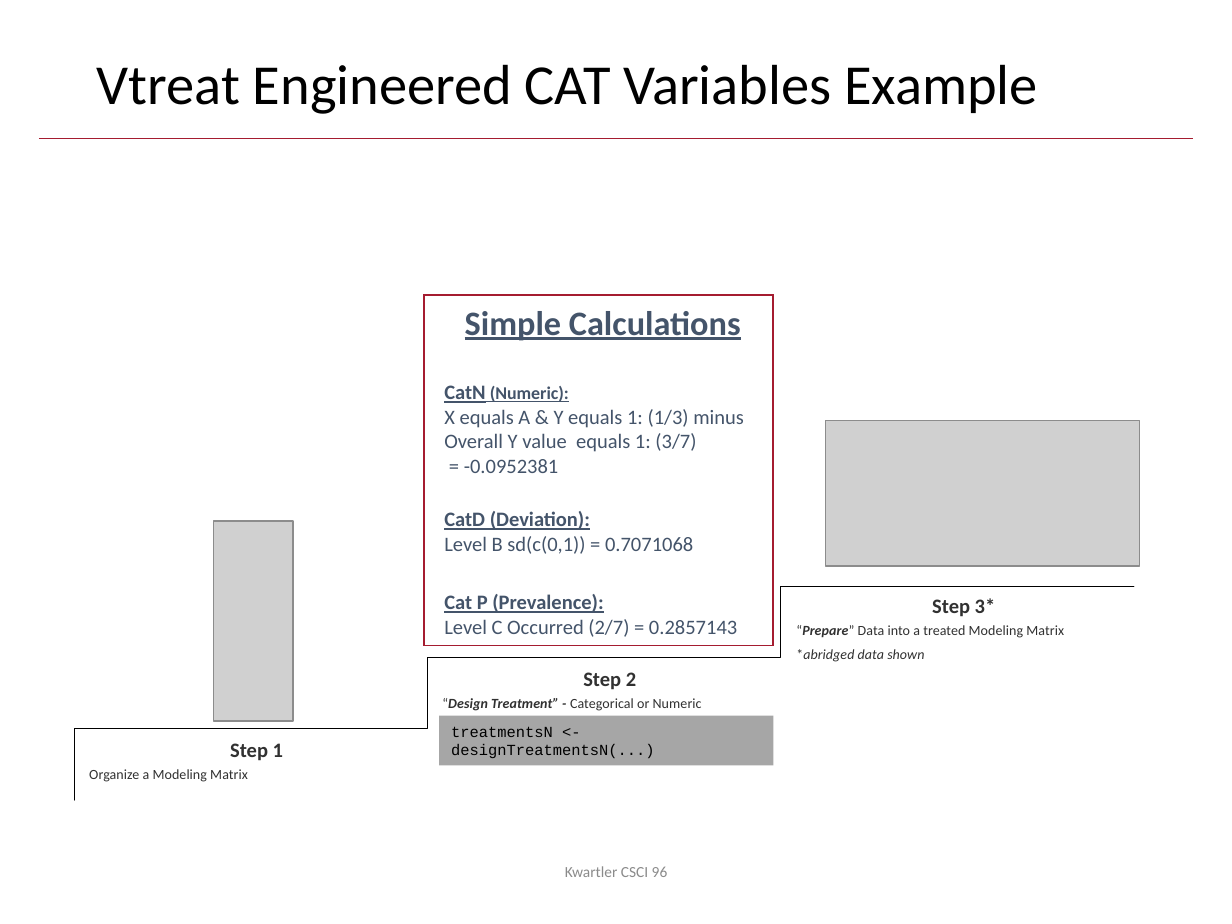
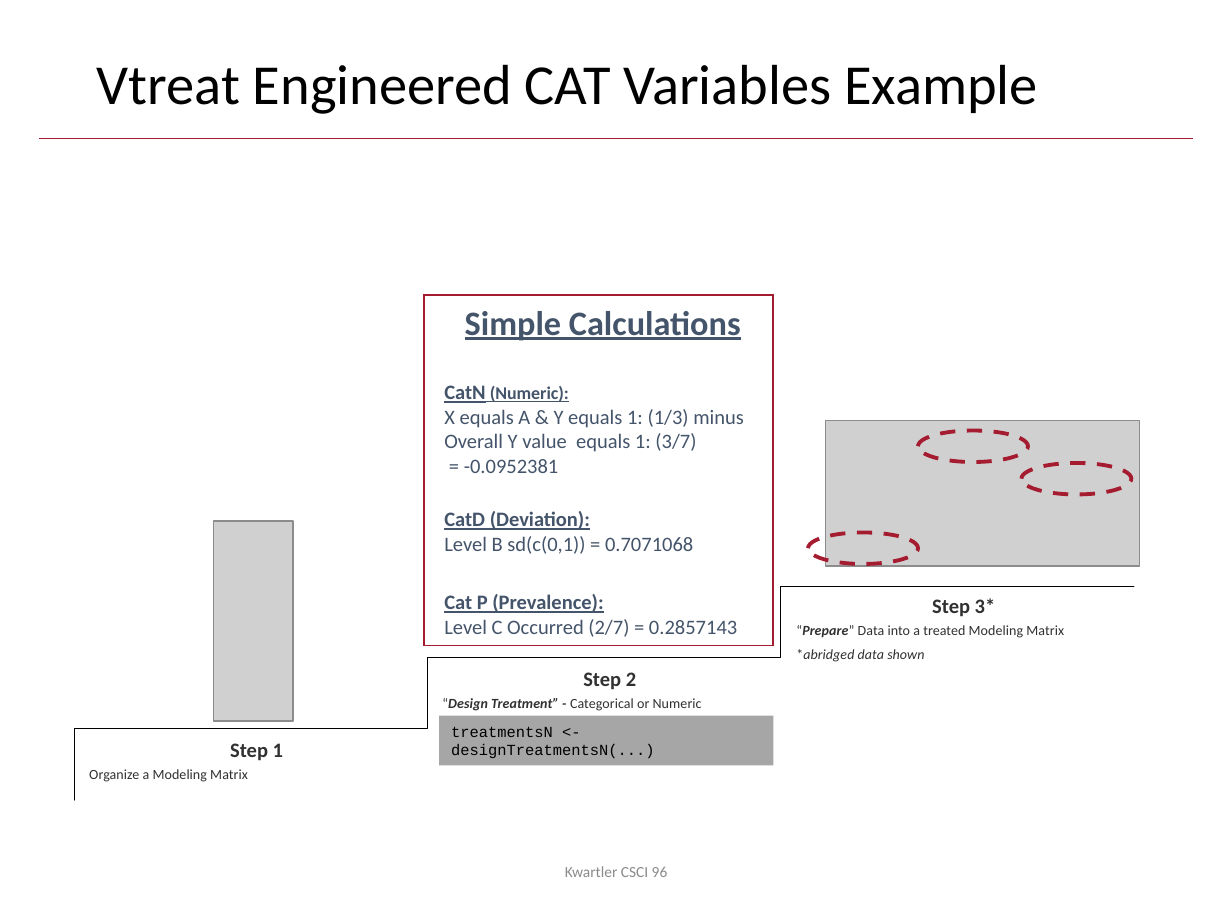
Before and after one commit to kwartler/Harvard_DataMining_Business_Student, a slide deck: slide 43 of Lessons/C_ModelingProcess_DataPrep/DM_Workflow_Preprocessing.pptx. Drawn at 1232x924 pixels with LibreOffice and Linux fonts; fonts in the diff are those of the drawing; grey boxes stand for pictures; background and template pictures are left out. Boxes give left, top, right and bottom in pixels: in the first picture for what was removed or moved away, otherwise in the second. Text is boxed around its words. In the diff, an @@ line names an element or a change of style, - is before the commit and + after.

```diff
--- a/Lessons/C_ModelingProcess_DataPrep/DM_Workflow_Preprocessing.pptx
+++ b/Lessons/C_ModelingProcess_DataPrep/DM_Workflow_Preprocessing.pptx
@@ ellipse added at (x1=918, y1=430, x2=1027, y2=462), outline #A51C30 2.25 pt dashed @@
@@ ellipse added at (x1=1021, y1=463, x2=1131, y2=495), outline #A51C30 2.25 pt dashed @@
@@ ellipse added at (x1=808, y1=532, x2=918, y2=564), outline #A51C30 2.25 pt dashed @@
```
Also in this commit, not shown: 65 other slides changed.
